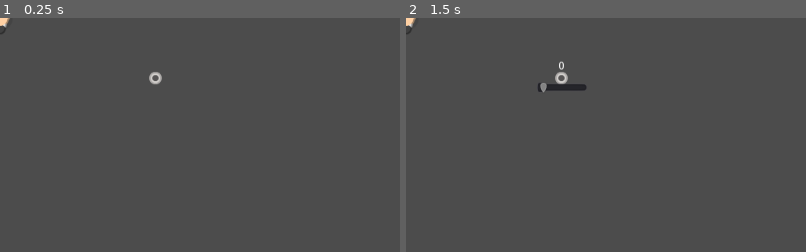
Above: before the commit, frames 1-2 (left to right).
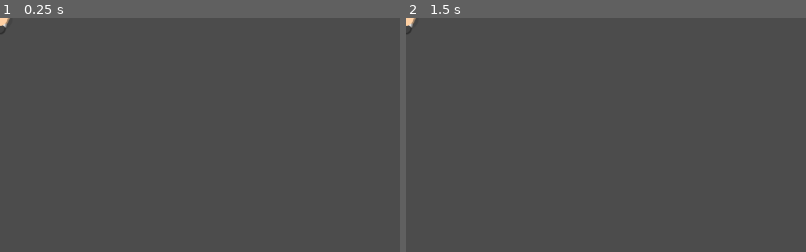
Above: after the commit, the same moments.

Repository: ktosox/Spylings
Game: Godot game, scene res://Experimental/Player.tscn
The game is run twice, just before and just after one commit, with the same random seed, the same clock (stepped at 60 frames per second) and the same inputs. The project has no main scene, so this scene is started directly.
Inputs (mouse positions are % of the whole screen's width and height, from its top left):
- Up to frame 1 (0.25 s): no input
- Up to frame 2 (1.5 s): tap Enter at 0.5 s; drag from (19, 13) to (60, 28) at 0.52 s; tap Space at 1.25 s; drag from (19, 13) to (45, 70) at 1.27 s
The pictures show only the part of the screen within x 0-50%, y 0-50%; the shares and areas given below are measured in that part.

The runs differ from the first frame. In frame 1, 0.1% of the frame differs, in the area x 37-41%, y 23-29%; in frame 2, 0.5%, in the area x 33-45%, y 18-32%.

Commit message:
more work

Diff:
--- /dev/null
+++ b/Game/Experimental/Agent.gd
@@ -0,0 +1,12 @@
+extends Node2D
+
+# the thing that walks the path described by the player
+
+# Called when the node enters the scene tree for the first time.
+func _ready():
+	pass # Replace with function body.
+
+
+# Called every frame. 'delta' is the elapsed time since the previous frame.
+#func _process(delta):
+#	pass
--- /dev/null
+++ b/Game/Experimental/Agent.tscn
@@ -0,0 +1,15 @@
+[gd_scene load_steps=3 format=2]
+
+[ext_resource path="res://Resources/spritesheet_characters.png" type="Texture" id=1]
+[ext_resource path="res://Experimental/Agent.gd" type="Script" id=2]
+
+[node name="Agent" type="Node2D"]
+script = ExtResource( 2 )
+
+[node name="Sprite" type="Sprite" parent="."]
+texture = ExtResource( 1 )
+region_enabled = true
+region_rect = Rect2( 426, 176, 32, 43 )
+__meta__ = {
+"_editor_description_": ""
+}
--- a/Game/Experimental/PathShower.tscn
+++ b/Game/Experimental/PathShower.tscn
@@ -108,6 +108,7 @@
 [node name="NavigationAgent2D" type="NavigationAgent2D" parent="."]
 
 [node name="Icon" type="Sprite" parent="NavigationAgent2D"]
+visible = false
 texture = ExtResource( 5 )
 
 [node name="NavigationPolygonInstance" type="NavigationPolygonInstance" parent="."]
--- a/Game/Experimental/Player.tscn
+++ b/Game/Experimental/Player.tscn
@@ -1,7 +1,6 @@
-[gd_scene load_steps=4 format=2]
+[gd_scene load_steps=3 format=2]
 
 [ext_resource path="res://Resources/spritesheet_characters.png" type="Texture" id=1]
-[ext_resource path="res://Experimental/StepMarker.tscn" type="PackedScene" id=2]
 [ext_resource path="res://Experimental/Player.gd" type="Script" id=4]
 
 [node name="Player" type="Node2D"]
@@ -11,6 +10,3 @@
 texture = ExtResource( 1 )
 region_enabled = true
 region_rect = Rect2( 426, 176, 32, 43 )
-
-[node name="StepMarker" parent="." instance=ExtResource( 2 )]
-position = Vector2( 199, 77 )
--- a/Game/Experimental/StepMarker.gd
+++ b/Game/Experimental/StepMarker.gd
@@ -23,8 +23,11 @@
 	pass
 
 
+
+
+
 func _on_ClickDetector_input_event(viewport, event, shape_idx):
-	if event.is_class("InputEventMouseButton") and event.is_pressed():
+	if event.is_action_pressed("RMB"):
 		show_options()
 		pass
 	pass # Replace with function body.
--- a/Game/project.godot
+++ b/Game/project.godot
@@ -33,6 +33,19 @@
 
 common/drop_mouse_on_gui_input_disabled=true
 
+[input]
+
+LMB={
+"deadzone": 0.5,
+"events": [ Object(InputEventMouseButton,"resource_local_to_scene":false,"resource_name":"","device":0,"alt":false,"shift":false,"control":false,"meta":false,"command":false,"button_mask":0,"position":Vector2( 0, 0 ),"global_position":Vector2( 0, 0 ),"factor":1.0,"button_index":1,"pressed":false,"doubleclick":false,"script":null)
+ ]
+}
+RMB={
+"deadzone": 0.5,
+"events": [ Object(InputEventMouseButton,"resource_local_to_scene":false,"resource_name":"","device":0,"alt":false,"shift":false,"control":false,"meta":false,"command":false,"button_mask":0,"position":Vector2( 0, 0 ),"global_position":Vector2( 0, 0 ),"factor":1.0,"button_index":2,"pressed":false,"doubleclick":false,"script":null)
+ ]
+}
+
 [physics]
 
 common/enable_pause_aware_picking=true
